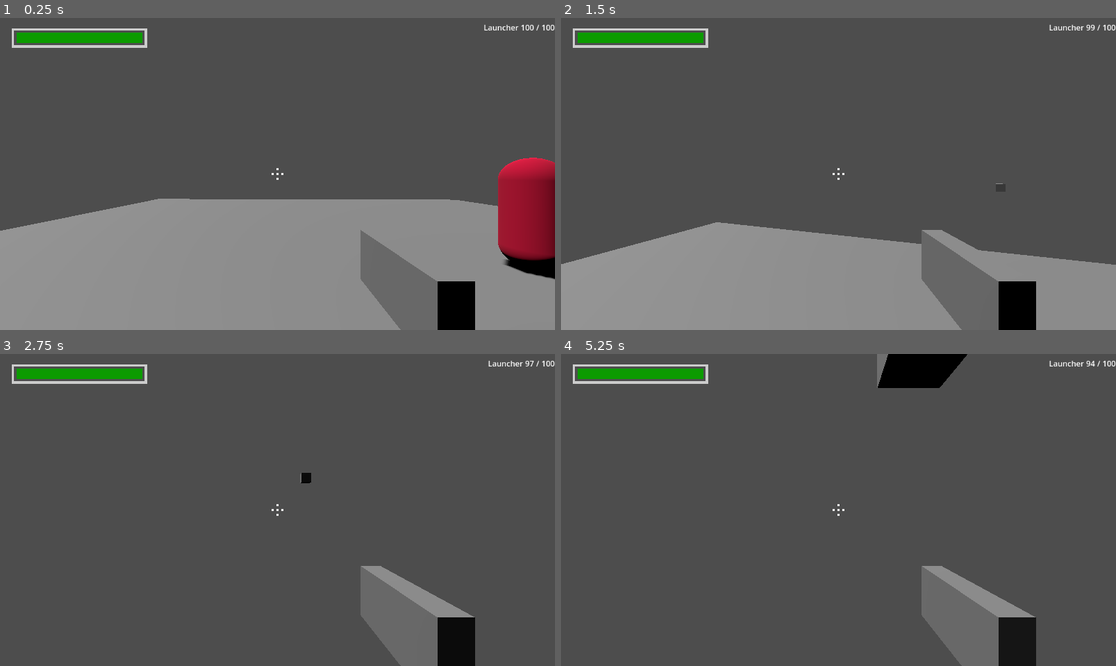
Above: before the commit, frames 1-4 (two rows, left to right).
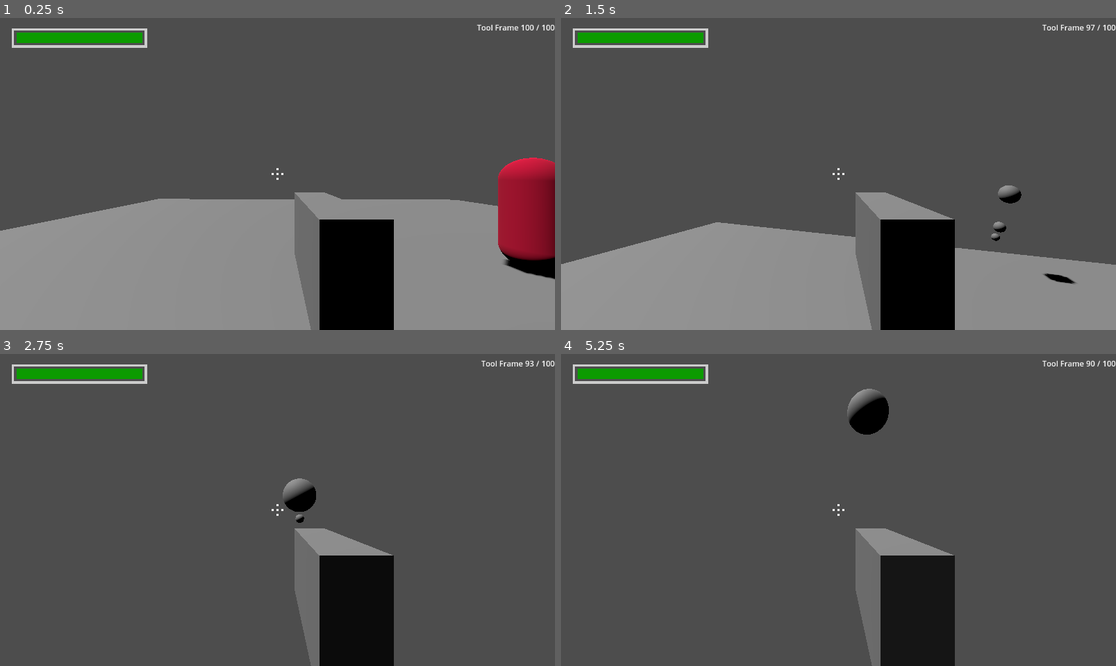
Above: after the commit, the same moments.

Repository: HarryLBonGithub/Harrys-Godot-Tools
Game: Godot game, scene res://Testing Rooms/testing_room_alpha.tscn
The game is run twice, just before and just after one commit, with the same random seed, the same clock (stepped at 60 frames per second) and the same inputs. The project has no main scene, so this scene is started directly.
Inputs (mouse positions are in pixels of both pictures, inside the frame that each line leads up to):
- Up to frame 1 (0.25 s): no input
- Up to frame 2 (1.5 s): tap Enter at 0.5 s; move the mouse to (866, 174) at 0.52 s; press the mouse at (866, 174) at 0.53 s; hold W (move_forward) from 0.53 s (still down); tap Space (jump) at 0.77 s; move the mouse to (810, 174) at 1.27 s; release the mouse at (810, 174) at 1.28 s; tap Ctrl (crouch) at 1.35 s
- Up to frame 3 (2.75 s): keep holding W (move_forward); tap Space (jump) at 1.52 s; click (249, 510) at 1.55 s; move the mouse to (288, 503) at 2.02 s; press the mouse at (288, 503) at 2.03 s; tap F (flashlight) at 2.1 s
- Up to frame 4 (5.25 s): keep holding W (move_forward); move the mouse to (832, 516) at 2.77 s; release the mouse at (832, 516) at 2.78 s; tap E (interact) at 2.85 s; tap Space (jump) at 3.02, 3.77, 4.52, 5 s; click (832, 516) at 3.05 s; move the mouse to (877, 513) at 3.52 s; hold Shift (run) 3.53-4.28 s; click (877, 513) at 3.8 s; move the mouse to (794, 506) at 4.27 s; tap Mouse wheel down (scroll_down) at 4.35 s; click (794, 506) at 4.55 s; move the mouse to (844, 510) at 5.02 s; press the mouse at (844, 510) at 5.03 s; tap Mouse wheel up (scroll_up) at 5.1 s

The runs differ from the first frame. In frame 1, 9.0% of the frame differs, in the area x 53-94%, y 2-100%; in frame 2, 10%; in frame 3, 11%; in frame 4, 13%, in the area x 51-97%, y 0-100%.

Commit message:
refactor tool to 'tool-frame'
- tools can now be built on a 'tool-frame' node
- separated the projectile launching action into its own node, so it can now be added to things other than a user held tool, like a turret
- now, a hitscan tool can be added to the tool frame to make a tool with different functionality, but can still be easily edited

Diff:
--- a/Character Controllers/fps_character_controller_extended.tscn
+++ b/Character Controllers/fps_character_controller_extended.tscn
@@ -4,11 +4,11 @@
 [ext_resource type="PackedScene" uid="uid://ggljq5ed622m" path="res://HUD Items/Crosshair/crosshair.tscn" id="2_ckjpy"]
 [ext_resource type="PackedScene" uid="uid://cgh22dltjhw5u" path="res://HUD Items/Info Checker/info_checker.tscn" id="3_k6wgg"]
 [ext_resource type="PackedScene" uid="uid://bm00ewhu0i4vl" path="res://Properties/Interaction/interaction_ray.tscn" id="4_muno8"]
-[ext_resource type="PackedScene" uid="uid://dim0l6a2xqttt" path="res://Props/Handhelds/Projectile Launcher/projectile_launcher.tscn" id="5_1fptv"]
 [ext_resource type="PackedScene" uid="uid://bgeyfohldmmx2" path="res://Properties/Health/health.tscn" id="6_bl4qs"]
 [ext_resource type="Theme" uid="uid://cmjnqicbnobds" path="res://Themes/FillerTheme.tres" id="7_1cndl"]
 [ext_resource type="PackedScene" uid="uid://b8pmopdg2rid5" path="res://Organizers/Hand/hand.tscn" id="7_lncrl"]
 [ext_resource type="PackedScene" uid="uid://ddjlj2gpevbbb" path="res://HUD Items/Ammo Tracker/ammo_tracker.tscn" id="8_ercnn"]
+[ext_resource type="PackedScene" uid="uid://d3bu2prcof0ca" path="res://Props/Handhelds/Tool Frame/tool_frame.tscn" id="8_swgbu"]
 [ext_resource type="PackedScene" uid="uid://c1h4sh4rgqpbq" path="res://Props/Handhelds/Basic Hitscan Gun/hitscan_gun_basic.tscn" id="9_36jqq"]
 
 [sub_resource type="CapsuleMesh" id="CapsuleMesh_smuhl"]
@@ -75,8 +75,8 @@
 [node name="Hand" parent="Head" node_paths=PackedStringArray("ammoUI") instance=ExtResource("7_lncrl")]
 ammoUI = NodePath("../../PlayerUI/AmmoTracker")
 
-[node name="ProjectileLauncher" parent="Head/Hand" instance=ExtResource("5_1fptv")]
-transform = Transform3D(1, 0, 0, 0, 1, 0, 0, 0, 1, 0.471586, -0.408474, -0.786002)
+[node name="ToolFrame" parent="Head/Hand" instance=ExtResource("8_swgbu")]
+transform = Transform3D(1, 0, 0, 0, 1, 0, 0, 0, 1, 0.265213, -0.403045, -1.18143)
 
 [node name="HitscanGunBasic" parent="Head/Hand" instance=ExtResource("9_36jqq")]
 
--- a/Props/Handhelds/Projectile Launcher/projectile_launcher.gd
+++ b/Props/Handhelds/Projectile Launcher/projectile_launcher.gd
@@ -1,69 +1,15 @@
 extends Node3D
 
-@export var toolName = "Launcher"
+class_name ActionTool
 
 @export var projectile : PackedScene
-@export var ammoNode : Ammo
-@export var ammoUI : AmmoTracker
-@export var fireRate : Timer
 
 @export var active = true
 
 @onready var room = get_tree().current_scene
-@onready var barrelNode = $Barrel
-
-var readyToFire = true
-
-func _ready():
-
-	if !active:
-		return
-
-	if ammoUI:
-		ammoUI.toolName.text = str(toolName)
-		if ammoNode:
-			ammoUI.max.text = str(ammoNode.maxAmmo)
-			ammoUI.current.text = str(ammoNode.currentAmmo)
-
-func _process(delta):
-	fire()
-	ready()
 
 
-func dryFire():
-	pass
-
-func fire():
-	if !active or !readyToFire:
-		return
-
-
-	if Input.is_action_pressed("use_tool"):
-		if ammoNode and ammoNode.currentAmmo <=0:
-			dryFire()
-		else:
-			var proj = projectile.instantiate()
-			proj.transform = barrelNode.global_transform
-			room.add_child(proj)
-			readyToFire = false
-
-			if fireRate:
-				fireRate.start()
-
-			if !ammoNode:
-				return
-			ammoNode.currentAmmo -= 1
-
-			if !ammoUI:
-				return
-			ammoUI.current.text = str(ammoNode.currentAmmo)
-
-func ready():
-	if Input.is_action_just_released("use_tool"):
-		readyToFire = true
-
-	if !fireRate:
-		return
-
-	if fireRate.is_stopped():
-		readyToFire = true
+func use():
+	var proj = projectile.instantiate()
+	proj.transform = self.global_transform
+	room.add_child(proj)
--- a/Props/Handhelds/Projectile Launcher/projectile_launcher.tscn
+++ b/Props/Handhelds/Projectile Launcher/projectile_launcher.tscn
@@ -1,27 +1,6 @@
-[gd_scene load_steps=5 format=3 uid="uid://dim0l6a2xqttt"]
+[gd_scene load_steps=2 format=3 uid="uid://dim0l6a2xqttt"]
 
 [ext_resource type="Script" path="res://Props/Handhelds/Projectile Launcher/projectile_launcher.gd" id="1_gxvem"]
-[ext_resource type="PackedScene" uid="uid://b2aexqm1egw0n" path="res://Props/Projectiles/Bullet Projectile/bullet_projectile.tscn" id="2_cojhq"]
-[ext_resource type="PackedScene" uid="uid://cvc7fwcb2lppn" path="res://Properties/Ammo/ammo.tscn" id="3_732gp"]
 
-[sub_resource type="BoxMesh" id="BoxMesh_ndi02"]
-size = Vector3(0.1, 0.25, 0.5)
-
-[node name="ProjectileLauncher" type="Node3D" node_paths=PackedStringArray("ammoNode")]
+[node name="ProjectileLauncher" type="Node3D"]
 script = ExtResource("1_gxvem")
-projectile = ExtResource("2_cojhq")
-ammoNode = NodePath("Ammo")
-
-[node name="MeshInstance3D" type="MeshInstance3D" parent="."]
-mesh = SubResource("BoxMesh_ndi02")
-
-[node name="Barrel" type="Node3D" parent="."]
-transform = Transform3D(1, 0, 0, 0, 1, 0, 0, 0, 1, 0, 0.0434716, -0.286731)
-
-[node name="Ammo" parent="." instance=ExtResource("3_732gp")]
-maxAmmo = 100
-currentAmmo = 100
-
-[node name="Timer" type="Timer" parent="."]
-wait_time = 0.1
-one_shot = true
--- /dev/null
+++ b/Props/Handhelds/Tool Frame/tool_frame.gd
@@ -0,0 +1,63 @@
+extends Node3D
+
+@export var toolName = "Tool Frame"
+
+@export var actionTool : ActionTool
+@export var ammoNode : Ammo
+@export var ammoUI : AmmoTracker
+@export var fireRate : Timer
+
+@export var active = true
+
+var readyToFire = true
+
+func _ready():
+	if not active:
+		return
+
+	if ammoUI:
+		ammoUI.toolName.text = str(toolName)
+		if ammoNode:
+			ammoUI.max.text = str(ammoNode.maxAmmo)
+			ammoUI.current.text = str(ammoNode.currentAmmo)
+
+func _process(delta):
+	if not actionTool or not active:
+		return
+	useTool()
+	readyTool()
+
+func useTool():
+	if Input.is_action_pressed("use_tool"):
+
+		if not readyToFire:
+			return
+
+		if ammoNode:
+			if ammoNode.currentAmmo <=0:
+				dryFire()
+				return
+			else:
+				ammoNode.currentAmmo -= 1
+
+		if Input.is_action_pressed("use_tool"):
+			actionTool.use()
+			readyToFire = false
+
+		if fireRate:
+			fireRate.one_shot = true
+			fireRate.start()
+
+
+func readyTool():
+	if Input.is_action_just_released("use_tool"):
+		readyToFire = true
+
+	if !fireRate:
+		return
+
+	if fireRate.is_stopped():
+		readyToFire = true
+
+func dryFire():
+	return
--- /dev/null
+++ b/Props/Handhelds/Tool Frame/tool_frame.tscn
@@ -0,0 +1,30 @@
+[gd_scene load_steps=6 format=3 uid="uid://d3bu2prcof0ca"]
+
+[ext_resource type="Script" path="res://Props/Handhelds/Tool Frame/tool_frame.gd" id="1_0pe6u"]
+[ext_resource type="PackedScene" uid="uid://dim0l6a2xqttt" path="res://Props/Handhelds/Projectile Launcher/projectile_launcher.tscn" id="2_egnec"]
+[ext_resource type="PackedScene" uid="uid://c1h1nawfw1pbb" path="res://Props/Projectiles/projectile.tscn" id="3_o8ku1"]
+[ext_resource type="PackedScene" uid="uid://cvc7fwcb2lppn" path="res://Properties/Ammo/ammo.tscn" id="4_6fl7y"]
+
+[sub_resource type="BoxMesh" id="BoxMesh_ct0jp"]
+size = Vector3(0.25, 0.5, 1)
+
+[node name="ToolFrame" type="Node3D" node_paths=PackedStringArray("actionTool", "ammoNode", "fireRate")]
+script = ExtResource("1_0pe6u")
+actionTool = NodePath("ProjectileLauncher")
+ammoNode = NodePath("Ammo")
+fireRate = NodePath("Timer")
+
+[node name="MeshInstance3D" type="MeshInstance3D" parent="."]
+mesh = SubResource("BoxMesh_ct0jp")
+
+[node name="ProjectileLauncher" parent="." instance=ExtResource("2_egnec")]
+transform = Transform3D(1, 0, 0, 0, 1, 0, 0, 0, 1, 0, 0, -0.978298)
+projectile = ExtResource("3_o8ku1")
+
+[node name="Ammo" parent="." instance=ExtResource("4_6fl7y")]
+maxAmmo = 100
+currentAmmo = 100
+
+[node name="Timer" type="Timer" parent="."]
+wait_time = 0.25
+one_shot = true
